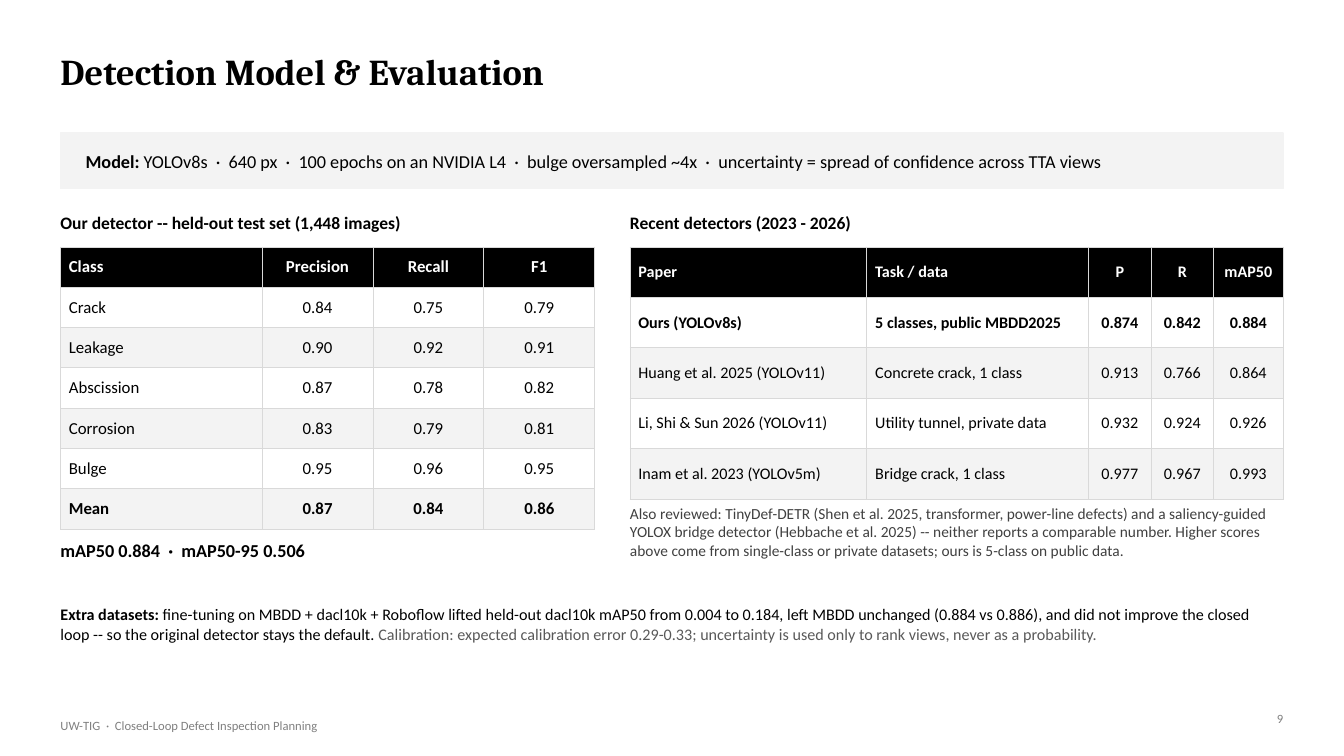
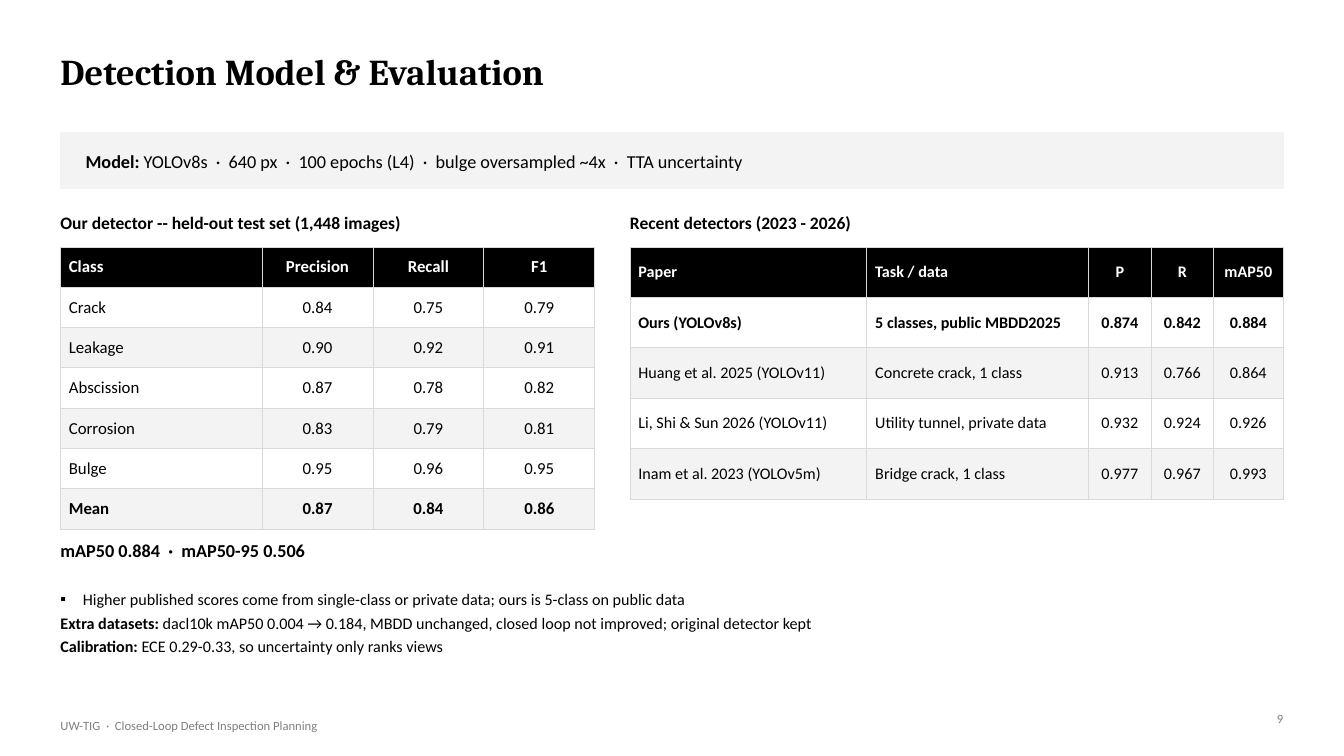
Before and after one commit to DrNeel11/project_work_1, a slide deck: slide 9 of drone-sim-today/UW-TIG_Review_Deck.pptx. Drawn at 1344x756 pixels with LibreOffice and Linux fonts; fonts in the diff are those of the drawing. Boxes give left, top, right and bottom in pixels: in the first picture for what was removed or moved away, otherwise in the second. Text is boxed around its words. In the diff, an @@ line names an element or a change of style, - is before the commit and + after.

```diff
--- a/drone-sim-today/UW-TIG_Review_Deck.pptx
+++ b/drone-sim-today/UW-TIG_Review_Deck.pptx
@@ text at (86, 155, 743, 171): text changed @@
-Model: YOLOv8s · 640 px · 100 epochs on an NVIDIA L4 · bulge oversampled ~4x · uncertainty = spread of confidence across TTA views
+Model: YOLOv8s · 640 px · 100 epochs (L4) · bulge oversampled ~4x · TTA uncertainty
@@ text at (60, 593, 812, 655): text changed; size 11 to 11.5 pt; text colour #404040 to #000000 @@
-Also reviewed: TinyDef-DETR (Shen et al. 2025, transformer, power-line defects) and a saliency-guided YOLOX bridge detector (Hebbache et al. 2025) -- neither reports a comparable number. Higher scores above come from single-class or private datasets; ours is 5-class on public data.
+▪ Higher published scores come from single-class or private data; ours is 5-class on public data
+▪ Extra datasets: dacl10k mAP50 0.004 → 0.184, MBDD unchanged, closed loop not improved; original detector kept
+▪ Calibration: ECE 0.29-0.33, so uncertainty only ranks views
@@ text removed at (60, 608, 1250, 643) @@
-Extra datasets: fine-tuning on MBDD + dacl10k + Roboflow lifted held-out dacl10k mAP50 from 0.004 to 0.184, left MBDD unchanged (0.884 vs 0.886), and did not improve the closed loop -- so the original detector stays the default. Calibration: expected calibration error 0.29-0.33; uncertainty is used only to rank views, never as a probability.
```
Also in this commit, not shown: 11 other slides changed, 1 other file.
